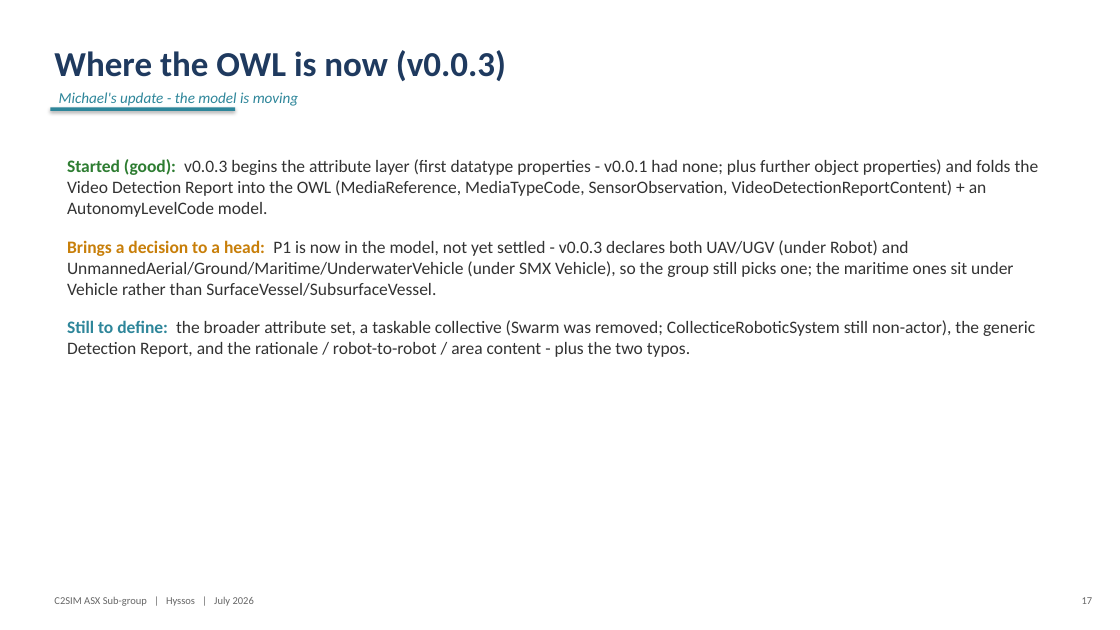
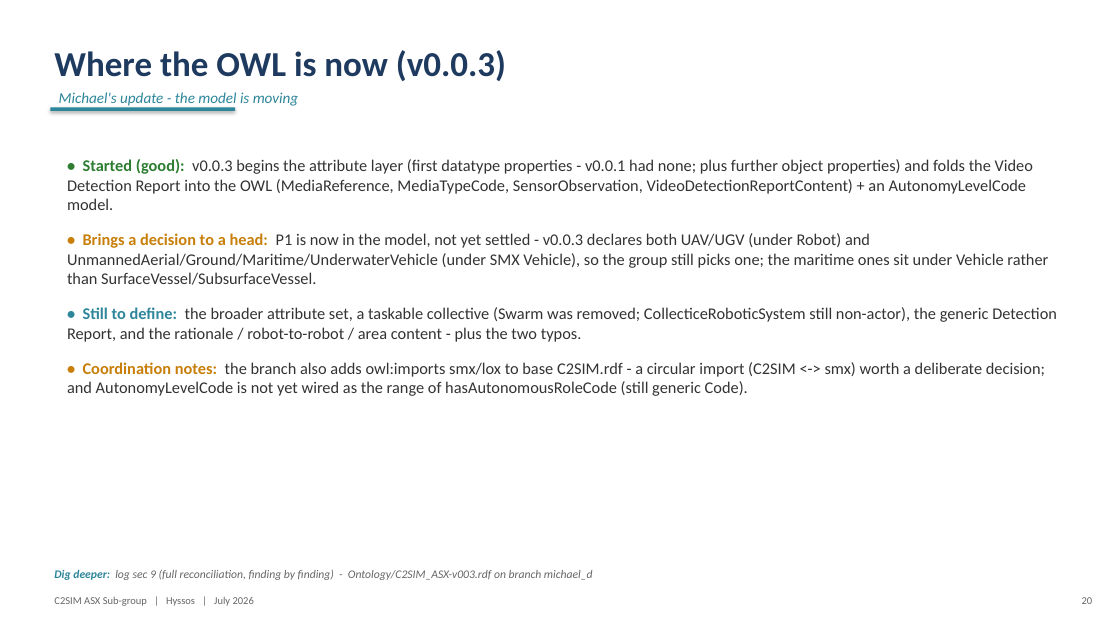
Before and after one commit to hyssostech/C2SIMArtifacts, a slide deck: slide 20 of Subgroups/ASX/InstantiationReview/ASX-Instantiation-Findings.pptx (slide 17 before the commit). Drawn at 1120x630 pixels with LibreOffice and Linux fonts; fonts in the diff are those of the drawing. Boxes give left, top, right and bottom in pixels: in the first picture for what was removed or moved away, otherwise in the second. Text is boxed around its words. In the diff, an @@ line names an element or a change of style, - is before the commit and + after.

```diff
--- a/Subgroups/ASX/InstantiationReview/ASX-Instantiation-Findings.pptx
+++ b/Subgroups/ASX/InstantiationReview/ASX-Instantiation-Findings.pptx
@@ text at <box>67,159,1057,396</box>: text changed; size 15 to 14 pt @@
-Started (good): v0.0.3 begins the attribute layer (first datatype properties - v0.0.1 had none; plus further object properties) and folds the Video Detection Report into the OWL (MediaReference, MediaTypeCode, SensorObservation, VideoDetectionReportContent) + an AutonomyLevelCode model.
-Brings a decision to a head: P1 is now in the model, not yet settled - v0.0.3 declares both UAV/UGV (under Robot) and UnmannedAerial/Ground/Maritime/UnderwaterVehicle (under SMX Vehicle), so the group still picks one; the maritime ones sit under Vehicle rather than SurfaceVessel/SubsurfaceVessel.
-Still to define: the broader attribute set, a taskable collective (Swarm was removed; CollecticeRoboticSystem still non-actor), the generic Detection Report, and the rationale / robot-to-robot / area content - plus the two typos.
+• Started (good): v0.0.3 begins the attribute layer (first datatype properties - v0.0.1 had none; plus further object properties) and folds the Video Detection Report into the OWL (MediaReference, MediaTypeCode, SensorObservation, VideoDetectionReportContent) + an AutonomyLevelCode model.
+• Brings a decision to a head: P1 is now in the model, not yet settled - v0.0.3 declares both UAV/UGV (under Robot) and UnmannedAerial/Ground/Maritime/UnderwaterVehicle (under SMX Vehicle), so the group still picks one; the maritime ones sit under Vehicle rather than SurfaceVessel/SubsurfaceVessel.
+• Still to define: the broader attribute set, a taskable collective (Swarm was removed; CollecticeRoboticSystem still non-actor), the generic Detection Report, and the rationale / robot-to-robot / area content - plus the two typos.
+• Coordination notes: the branch also adds owl:imports smx/lox to base C2SIM.rdf - a circular import (C2SIM <-> smx) worth a deliberate decision; and AutonomyLevelCode is not yet wired as the range of hasAutonomousRoleCode (still generic Code).
@@ text added at <box>54,569,593,580</box>, 10 pt, text #666666, italic @@
+Dig deeper: log sec 9 (full reconciliation, finding by finding) - Ontology/C2SIM_ASX-v003.rdf on branch michael_d
@@ text at <box>1082,597,1093,604</box>: text changed @@
-17
+20
```
Also in this commit, not shown: 22 other slides changed, 6 slides added, 18 other files.
